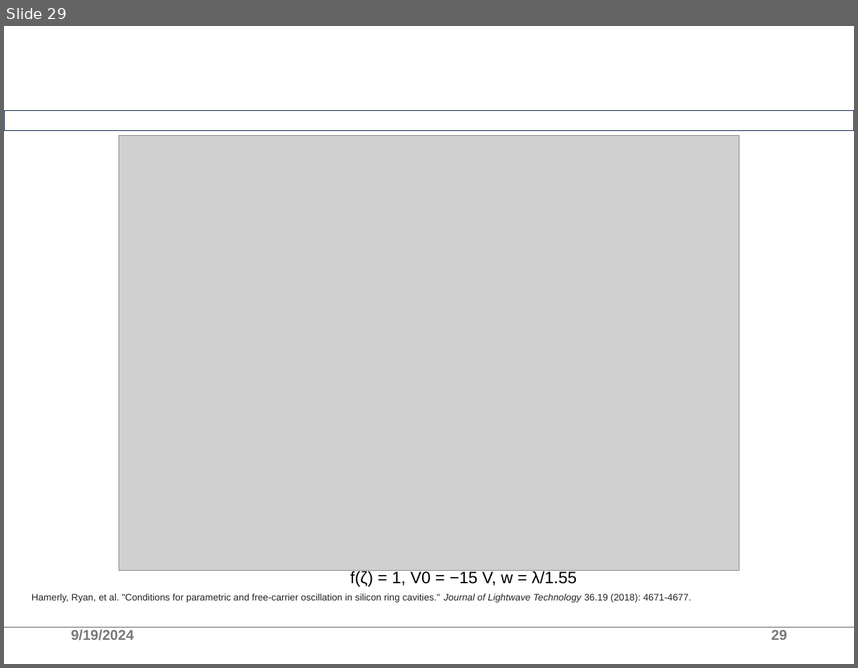
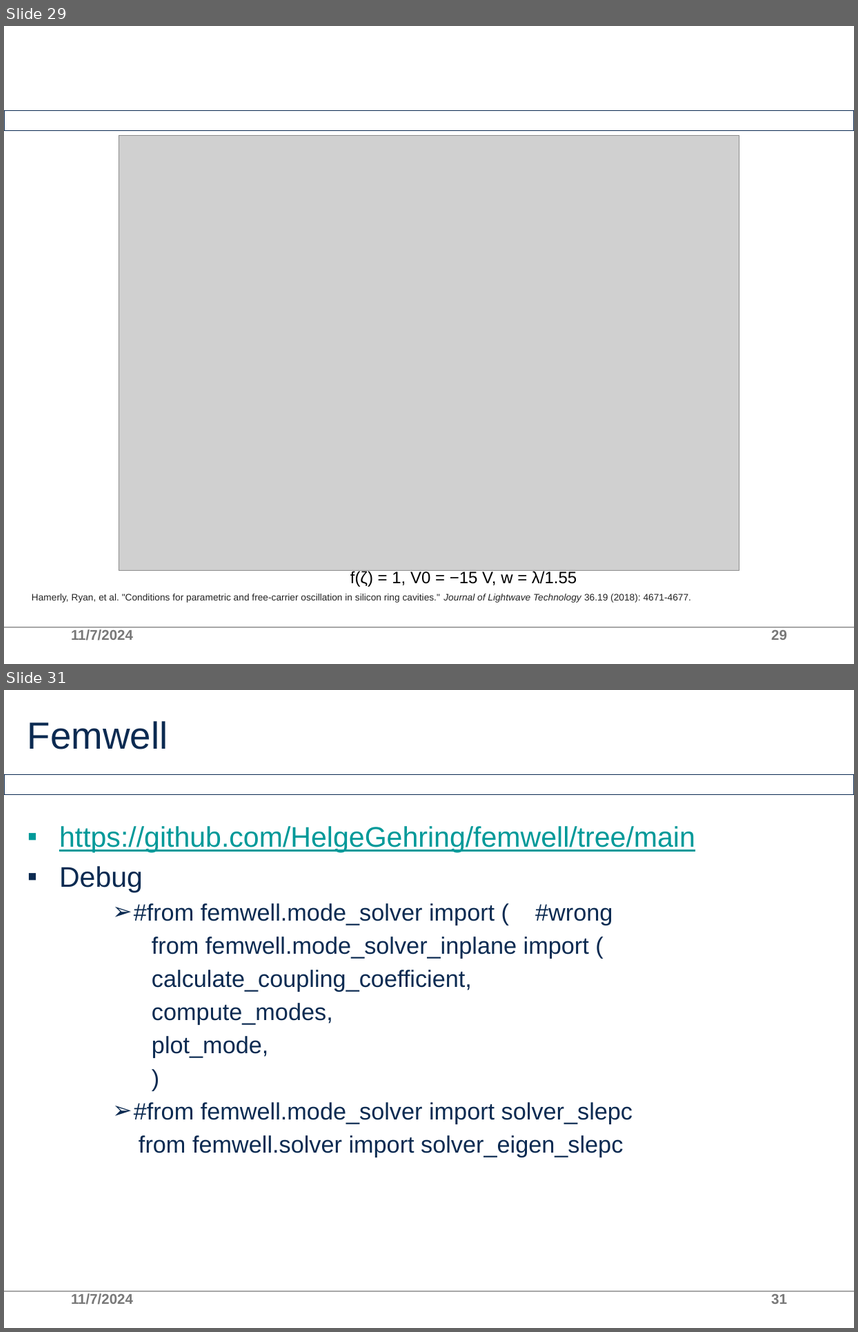
Before and after one commit to AllInCoffee/WHK_workplace, a slide deck: progress.pptx. Shown one above the other, each under a label of ours: slide 29 before the commit, slides 29 and 31 after it; the slides between them are not shown. The pictures are 858x668 and 858x1332 pixels, drawn with LibreOffice and Linux fonts; fonts in the diff are those of the drawing; grey boxes stand for pictures; background and template pictures are left out. Boxes give left, top, right and bottom in pixels: in the first picture for what was removed or moved away, otherwise in the second. Text is boxed around its words. In the diff, an @@ line names an element or a change of style, - is before the commit and + after.

```diff
--- a/progress.pptx
+++ b/progress.pptx
@@ slide 31 added at box(4, 690, 854, 1328), background #FFFFFF; not listed: 2 template elements that a slide beside it also shows @@
@@ title added at box(27, 721, 168, 749), 32 pt, text #0B2A51 @@
+Femwell
@@ text added at box(59, 826, 695, 1156), 20 pt, text #0B2A51 @@
+▪ https://github.com/HelgeGehring/femwell/tree/main
+▪ Debug
+    ➢ #from femwell.mode_solver import ( #wrong
+    from femwell.mode_solver_inplane import (
+    calculate_coupling_coefficient,
+    compute_modes,
+    plot_mode,
+    )
+    ➢ #from femwell.mode_solver import solver_slepc
+    from femwell.solver import solver_eigen_slepc
@@ text added at box(71, 1293, 133, 1304), 12 pt, text #797979 @@
+11/7/2024
@@ page number added at box(771, 1294, 787, 1303), 12 pt, text #797979 @@
+31
@@ slide 29 changed as well @@
@@ text at box(71, 629, 133, 640): text changed @@
-9/19/2024
+11/7/2024
```
Also in this commit, not shown: 27 other slides changed, 7 other slides added.
